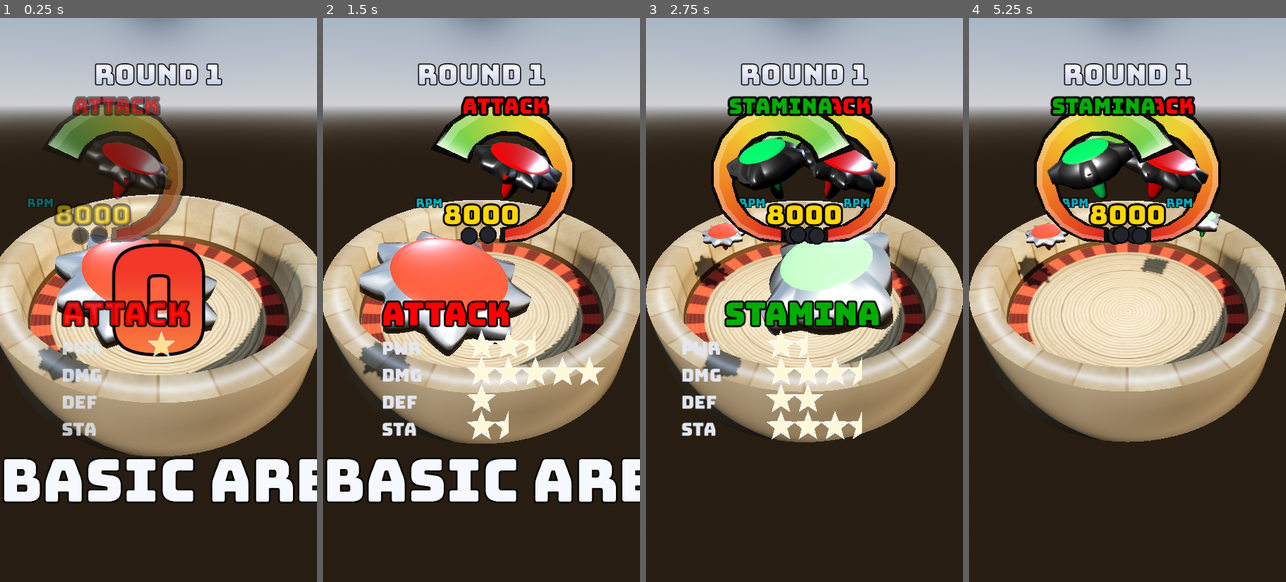
Above: before the commit, frames 1-4 (left to right).
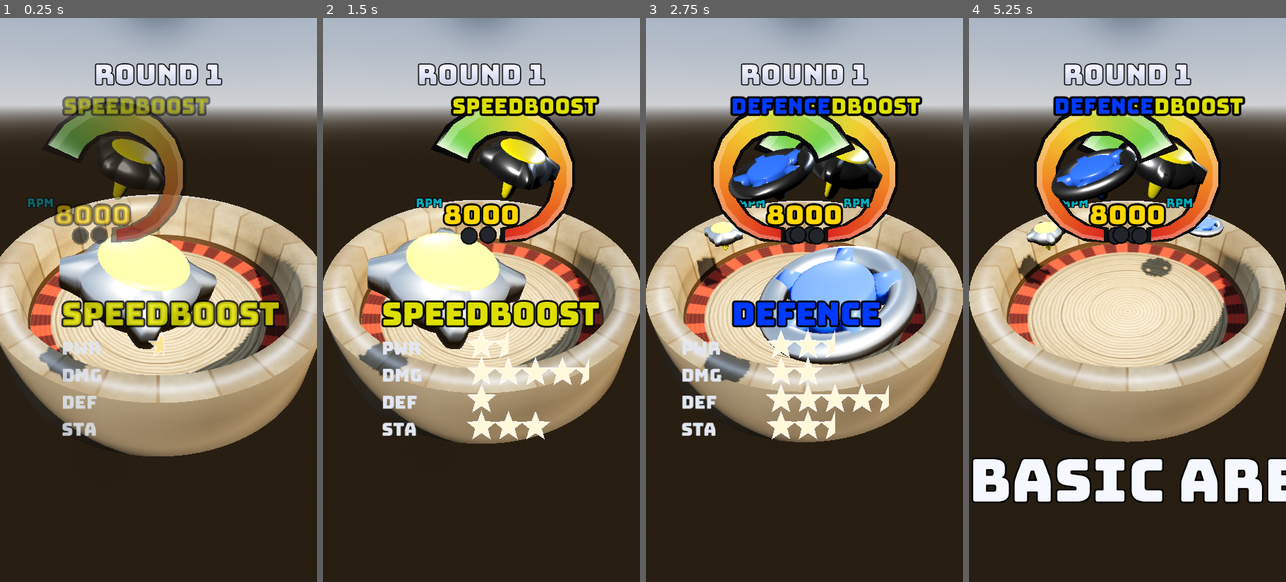
Above: after the commit, the same moments.

Repository: TaurusFire/SuperBattleTops
Game: Godot game, scene res://Scenes/Main.tscn
Same seed, same stepped clock (60 frames per second), same inputs: the game is played once before the commit and once after it.
Inputs:
- Up to frame 1 (0.25 s): no input
- Up to frame 2 (1.5 s): no input
- Up to frame 3 (2.75 s): no input
- Up to frame 4 (5.25 s): no input

The runs differ from the first frame. In frame 1, 18% of the frame differs, in the area x 0-100%, y 13-86%; in frame 2, 18%; in frame 3, 15%; in frame 4, 11%.

Commit message:
changes

Diff:
--- a/battle-tops/Resources/TopStats/attack_top.tres
+++ b/battle-tops/Resources/TopStats/attack_top.tres
@@ -23,13 +23,13 @@
 name_colour = Color(1, 0, 0, 1)
 name_colour_secondary = Color(1, 0.6587266, 0.60562193, 1)
 initial_rpm = 8000.0
-rpm_base_decay_rate = 70.0
+rpm_base_decay_rate = 80.0
 rpm_decay_frac = 0.02
-base_knockback = 50.0
+base_knockback = 60.0
 base_damage = 90.0
 defence = 15.0
 weight = 0.14
-move_speed = 0.9
+move_speed = 1.5
 aggression = 0.8
 dodge_skill = 0.25
 base_responsiveness = 4.0
--- a/battle-tops/Resources/TopStats/defence_top.tres
+++ b/battle-tops/Resources/TopStats/defence_top.tres
@@ -25,11 +25,11 @@
 name_colour_secondary = Color(0.5255186, 0.67941904, 1, 1)
 initial_rpm = 8000.0
 rpm_base_decay_rate = 50.0
-base_knockback = 40.0
-base_damage = 40.0
-defence = 60.0
-weight = 0.2
-move_speed = 0.75
-aggression = 0.3
-dodge_skill = 0.4
+base_knockback = 50.0
+base_damage = 30.0
+defence = 70.0
+weight = 0.21
+move_speed = 1.0
+aggression = 0.4
+dodge_skill = 0.5
 metadata/_custom_type_script = "uid://t37dunmlguwa"
--- a/battle-tops/Resources/TopStats/kamikaze_top.tres
+++ b/battle-tops/Resources/TopStats/kamikaze_top.tres
@@ -35,7 +35,7 @@
 base_damage = 100.0
 defence = 12.0
 weight = 0.12
-move_speed = 0.9
+move_speed = 1.6
 aggression = 1.0
 dodge_skill = 0.4
 ability = SubResource("Resource_ugc15")
--- a/battle-tops/Resources/TopStats/speedboost_top.tres
+++ b/battle-tops/Resources/TopStats/speedboost_top.tres
@@ -34,7 +34,7 @@
 base_damage = 70.0
 defence = 15.0
 weight = 0.14
-move_speed = 0.25
+move_speed = 0.8
 aggression = 0.65
 dodge_skill = 0.6
 ability = SubResource("Resource_vpwyr")
--- a/battle-tops/Resources/TopStats/stamina_top.tres
+++ b/battle-tops/Resources/TopStats/stamina_top.tres
@@ -30,6 +30,6 @@
 base_damage = 55.0
 defence = 35.0
 weight = 0.16
-move_speed = 0.8
+move_speed = 1.2
 dodge_skill = 0.5
 metadata/_custom_type_script = "uid://t37dunmlguwa"
--- a/battle-tops/Scenes/Main.tscn
+++ b/battle-tops/Scenes/Main.tscn
@@ -80,7 +80,7 @@
 [node name="GameManager" type="Node" parent="MatchManager" unique_id=1117798205 node_paths=PackedStringArray("arena", "tops", "intro")]
 script = ExtResource("5_pbw6q")
 arena = NodePath("../../Arena")
-tops = [NodePath("../../Att"), NodePath("../../Stam")]
+tops = [NodePath("../../Spe"), NodePath("../../Def")]
 intro = NodePath("../../IntroSequence")
 
 [node name="Arena" parent="." unique_id=1258390969 instance=ExtResource("1_kln2b")]
@@ -90,13 +90,14 @@
 
 [node name="Att" parent="." unique_id=2088087833 instance=ExtResource("16_346fj")]
 transform = Transform3D(1, 0, 0, 0, 1, 0, 0, 0, 1, 0, 0.05456163, 0)
+visible = false
 stats = ExtResource("17_0sclb")
 
 [node name="Def" parent="." unique_id=1788708962 instance=ExtResource("16_346fj")]
+stats = ExtResource("14_h1m7h")
+
+[node name="Stam" parent="." unique_id=1632133170 instance=ExtResource("16_346fj")]
 visible = false
-stats = ExtResource("14_h1m7h")
-
-[node name="Stam" parent="." unique_id=1632133170 instance=ExtResource("16_346fj")]
 stats = ExtResource("15_erwvk")
 
 [node name="Kam" parent="." unique_id=1078701170 instance=ExtResource("16_346fj")]
@@ -104,7 +105,6 @@
 stats = ExtResource("7_erwvk")
 
 [node name="Spe" parent="." unique_id=1313620997 instance=ExtResource("16_346fj")]
-visible = false
 stats = ExtResource("8_2w5on")
 
 [node name="CameraRig" type="Node3D" parent="." unique_id=2087369725 node_paths=PackedStringArray("manager", "arena")]
@@ -299,8 +299,9 @@
 lock_buzzer = ExtResource("25_5jffn")
 metadata/_custom_type_script = "uid://8qxptv2id3hf"
 
-[node name="ImpactSfx" type="Node" parent="." unique_id=1315393626 node_paths=PackedStringArray("manager")]
+[node name="ImpactSfx" type="Node" parent="." unique_id=1315393626 node_paths=PackedStringArray("match_manager", "manager")]
 script = ExtResource("26_x3rx7")
+match_manager = NodePath("../MatchManager")
 manager = NodePath("../MatchManager/GameManager")
 clash_sounds = Array[AudioStream]([ExtResource("27_6heos"), ExtResource("28_vvnwx"), ExtResource("29_btbly"), ExtResource("30_vs04g"), ExtResource("31_vs04g"), ExtResource("31_6ehlx")])
 wall_sounds = Array[AudioStream]([ExtResource("35_d8m2u")])
--- a/battle-tops/Scripts/Abilities/speedboost.gd
+++ b/battle-tops/Scripts/Abilities/speedboost.gd
@@ -43,3 +43,7 @@
 
 func speed_multiplier(top: Top) -> float:
 	return 1.0 + bonus_of(top)
+
+func reset(top: Top) -> void:
+	_bonus[top] = 0.0
+	_since_hit[top] = 0.0
--- a/battle-tops/Scripts/arena.gd
+++ b/battle-tops/Scripts/arena.gd
@@ -6,7 +6,7 @@
 @export var radius := 0.155
 @export var wall_radius := 0.165
 @export var wall_bounce := 0.65
-@export var wall_damage := 100
+@export var wall_damage := 200
 @export var gravity := 1.0
 @export var bowl_curve := 0.8   # the K in y = K·r²
 @export var wall_top_height := 0.076
--- a/battle-tops/Scripts/countdown_display.gd
+++ b/battle-tops/Scripts/countdown_display.gd
@@ -14,7 +14,8 @@
 	assert(manager != null, "CountdownDisplay needs the manager assigned.")
 	manager.countdown_tick.connect(_on_tick)
 	manager.match_started.connect(_on_match_started)
-	if manager.phase == GameManager.Phase.COUNTDOWN:
+
+	if manager.phase == GameManager.Phase.COUNTDOWN and manager.time_remaining > 0.0:
 		show_text(str(int(ceil(manager.time_remaining))), hold)
 
 
--- a/battle-tops/Scripts/game_manager.gd
+++ b/battle-tops/Scripts/game_manager.gd
@@ -62,7 +62,7 @@
 var time_remaining := 0.0
 
 enum Phase { INTRO, COUNTDOWN, FIGHTING, ENDING, ENDED }
-var phase := Phase.COUNTDOWN
+var phase := Phase.INTRO
 signal countdown_tick(seconds_left: int)
 signal match_started
 signal match_ended(winners: Array[Top])
@@ -137,9 +137,11 @@
 func _start_countdown() -> void:
 	for top in tops:
 		top.begin_countdown()
-	time_remaining = countdown_seconds
+	time_remaining = countdown_for_round
 	phase = Phase.COUNTDOWN
-	countdown_tick.emit(int(ceil(time_remaining)))
+	var opening = int(ceil(time_remaining))
+	if opening > 0:
+		countdown_tick.emit(opening)
 
 func _process(delta: float) -> void:
 	# Hitstop freezes everything, so this must run on wall-clock time.
@@ -341,7 +343,6 @@
 	var strength := (
 		(knockback / hitstop_reference_knockback) + (damage / hitstop_reference_damage)
 		)/2
-	print(knockback, " ", strength)
 	if strength < hitstop_threshold:
 		return
 
@@ -381,9 +382,8 @@
 
 	round_ended.emit(winners)
 	match_ended.emit(winners)
-	_freeze_after(freeze_delay)
-
-func _freeze_after(delay: float) -> void:
+
+func freeze_tops(delay: float) -> void:
 	await get_tree().create_timer(delay, true, false, true).timeout
 	for t in tops:
 		if t.current_state == Top.State.ACTIVE:
--- a/battle-tops/Scripts/gauge_panel.gd
+++ b/battle-tops/Scripts/gauge_panel.gd
@@ -60,7 +60,13 @@
 		intro.top_introduced.connect(_on_top_introduced)
 	if match_manager != null:
 		match_manager.round_starting.connect(_on_round_starting)
+		match_manager.match_complete.connect(_on_match_complete)
 
+
+func _on_match_complete(_winners: Array[Top], scores: Dictionary) -> void:
+	for top in scores:
+		if _by_top.has(top):
+			_by_top[top].set_score(scores[top], match_manager.rounds_to_win)
 
 func _on_round_starting(_round_number: int, scores: Dictionary) -> void:
 	for top in scores:
--- a/battle-tops/Scripts/impact_sfx.gd
+++ b/battle-tops/Scripts/impact_sfx.gd
@@ -5,7 +5,9 @@
 ## triggered per event, so the mix has the same hierarchy the visuals do — a
 ## glancing tap and a kamikaze strike shouldn't sound alike.
 
+@export var match_manager: MatchManager
 @export var manager: GameManager
+@export var bell_at_start := true
 
 @export_group('Clash Sounds')
 ## Ordered from weakest to strongest. The hit's strength picks a position in
@@ -100,7 +102,8 @@
 
 	manager.collision_occurred.connect(_on_clash)
 	manager.knockout_projected.connect(_on_knockout_projected)
-
+	if match_manager != null:
+		match_manager.round_starting.connect(_on_round_starting)
 	_ko_player = AudioStreamPlayer.new()
 	_ko_player.bus = bus
 	add_child(_ko_player)
@@ -117,6 +120,13 @@
 		top.wall_hit.connect(_on_wall_hit)
 		top.knocked_out.connect(_on_knocked_out)
 		top.stopped.connect(_on_stopped)
+
+func _on_round_starting(round_number: int, _scores: Dictionary) -> void:
+	_finish_called = false
+	# Only the opening round: a bell before every round would dilute the one
+	# that ends the match.
+	if bell_at_start and round_number == 1:
+		_ring_bell()
 
 func _on_stopped(top: Top) -> void:
 	# entered_dying also fires for knockouts, which have their own call.
--- a/battle-tops/Scripts/match_manager.gd
+++ b/battle-tops/Scripts/match_manager.gd
@@ -17,6 +17,7 @@
 ## is where a viewer scrolls away.
 @export var between_rounds := 2.2
 @export var round_announce_pause := 0.0
+@export var match_freeze_delay := 6.0
 
 var scores := {}
 var round_number := 0
@@ -61,6 +62,7 @@
 		if scores[top] >= rounds_to_win:
 			_match_over = true
 			match_complete.emit([top], scores)
+			manager.freeze_tops(match_freeze_delay)
 			return
 
 	# Nobody there yet — but if no one can still reach the target, stop rather
--- a/battle-tops/Scripts/top.gd
+++ b/battle-tops/Scripts/top.gd
@@ -104,7 +104,7 @@
 ## negate an attack and no matchup becomes unwinnable.
 @export_range(0.0, 1.0) var min_damage_frac = 0.7
 ## Closing speed that earns full momentum credit.
-@export var velo_reference = 1.2
+@export var velo_reference = 2
 ## Vertical knockback multiplier at full RPM — a top spinning fast is settled
 ## on its foot and resists being launched.
 @export var vertical_mult_high_rpm = 0.25
@@ -135,11 +135,11 @@
 @export var recover_reference = 2.0
 ## Below this fraction of reference, a hit only triggers a brief orbit.
 @export var recover_threshold = 0.5
-@export var max_speed := 8.0
+@export var max_speed := 10.0
 ## RPM at which a top moves at full `move_speed`. Shared across fighters, so a
 ## top with more spin genuinely moves better — unlike rpm_ratio, which is
 ## self-relative and makes a high-RPM top at 10% as slow as a low-RPM one.
-@export var speed_ref_rpm = 5000.0
+@export var speed_ref_rpm = 2000.0
 ## Slowest a top can get, as a fraction of move_speed. Without a floor a
 ## nearly-spent top becomes unwatchable.
 @export_range(0.0, 1.0) var min_speed_frac = 0.05
@@ -150,7 +150,7 @@
 ## intent so tops can never settle inside each other.
 @export var separation_factor = 1.05
 @export var separation_strength = 2.0
-@export var slope_scale := 20
+@export var slope_scale := 30
 ## Radius, as a fraction of the arena, beyond which a top counts as loitering.
 @export_range(0.0, 1.0) var loiter_radius_frac = 0.75
 ## Seconds at the edge before the inward pull reaches full strength.
@@ -169,7 +169,7 @@
 @export var reposition_time_max = 3
 ## Where it heads, as a fraction of the arena radius. Moderate, so it resets
 ## toward open space rather than to the rim or the dead centre.
-@export_range(0.0, 1.0) var reposition_radius_frac = 0.6
+@export_range(0.0, 1.0) var reposition_radius_frac = 0.45
 ## Angular scatter around the point opposite the opponent, in radians.
 @export var reposition_spread = 1.0
 ## How close counts as arrived.
@@ -178,10 +178,10 @@
 ## How much the path to the reset point bows sideways. A straight line reads
 ## as a retreat; a curve reads as circling round to a new angle, which suits
 ## the hit-and-run better.
-@export_range(0.0, 1.5) var reposition_curve = 0.7
+@export_range(0.0, 1.5) var reposition_curve = 0.9
 ## Distance over which the curve fades out, so the top straightens as it
 ## arrives rather than swinging past.
-@export var reposition_curve_range = 0.06
+@export var reposition_curve_range = 0.08
 var _reposition_target = Vector2.ZERO
 var _reposition_dir = 1.0
 
@@ -232,9 +232,9 @@
 ## How strongly motion along the rim is damped, per second. Only the
 ## tangential component: a top should still be able to leave the wall freely,
 ## it just shouldn't be able to race around it.
-@export var rim_drag = 10
+@export var rim_drag = 20
 ## Distance inside the limit at which the drag begins.
-@export var rim_drag_range = 0.07
+@export var rim_drag_range = 0.065
 ## Steering suspension after a wall bounce, so it reads as a ping not a guide.
 @export var wall_recoil_time = 0.05
 ## Steering suspension after a top-on-top hit, so a pair can't lock together.
@@ -293,7 +293,7 @@
 ## Chance of the first extra hit, before aggression scales it.
 @export_range(0.0, 1.0) var combo_base_chance = 0.45
 ## How much aggression moves that chance.
-@export_range(0.0, 1.0) var combo_aggression_weight = 0.55
+@export_range(0.0, 1.0) var combo_aggression_weight = 0.6
 ## Each additional hit multiplies the chance by this, so long combos are rare
 ## without a cap having to enforce it.
 @export_range(0.1, 1.0) var combo_chance_decay = 0.4
@@ -594,7 +594,12 @@
 ## plus two corrections that always apply regardless of intent.
 func _desired_velocity() -> Vector2:
 
-	var spin_factor = clamp(pow(current_rpm + 2000/ speed_ref_rpm, 0.3), min_speed_frac, 1.8)
+	var ratio = (current_rpm / speed_ref_rpm)
+	if ratio < 1:
+		ratio = pow(ratio, 0.15)
+
+	var spin_factor = clamp(ratio, min_speed_frac, 5)
+
 	var speed = move_speed * spin_factor
 
 	if ability != null:
@@ -672,9 +677,6 @@
 				var inward_weight = clamp(from_centre.length() / (arena_radius * 0.3), 0.0, 1.0)
 				inward_bias = -from_centre.normalized() * inward_weight * 0.35
 
-			print("%s fleeing: rpm=%.0f speed=%.3f (base %.3f) vs %s at %.3f" % [
-				display_name(), current_rpm, speed * flee_speed, move_speed,
-				target.display_name(), target._velocity.length()])
 
 			return (radial_flee * (1.0 - tangent_mix)
 				+ flee_tan * tangent_mix
@@ -922,9 +924,13 @@
 	# An expired orbit or recovery returns to the hunt. CLOSING has no timer —
 	# it persists until a collision interrupts it.
 	if intent == Intent.IDLE or _intent_timer <= 0.0:
-		if intent == Intent.RECOVERING and randf() < recovery_reposition_chance:
-			_begin_repositioning()
-		elif intent == Intent.CLOSING and not _committed:
+		# Repositioning is the default return, not closing. A top that has
+		# just finished something — a recovery, a probe, a reset — moves to
+		# open ground before committing again, which is what puts space
+		# between exchanges instead of chaining them.
+		if intent == Intent.REPOSITIONING:
+			_begin_closing()
+		elif randf() < recovery_reposition_chance:
 			_begin_repositioning()
 		else:
 			_begin_closing()
@@ -953,6 +959,10 @@
 ## destination doesn't move — which is what makes it read as a deliberate
 ## reset rather than more chasing.
 func _begin_repositioning() -> void:
+	print("%s repositioning to %s (from %.3f away)" % [
+		display_name(), _reposition_target,
+		_horizontal_pos().distance_to(_reposition_target)])
+
 	intent = Intent.REPOSITIONING
 	_reposition_dir = 1.0 if randf() < 0.5 else -1.0
 
@@ -1058,7 +1068,7 @@
 
 	# Momentum: a charging top lands a full hit, a stationary or retreating one
 	# only glances. This is what makes aggression pay.
-	var momentum = clamp(velo_bonus / velo_reference, 0.0, 1.5)
+	var momentum = clamp(velo_bonus / velo_reference, 0.2, 1.5)
 
 	var momentum_mult = lerpf(min_momentum_mult, 1.0, momentum)
 
@@ -1187,7 +1197,7 @@
 	if ability != null:
 		ability.on_collision(self)
 
-	knockback = knockback / (17.5 * (weight / 0.17))
+	knockback = knockback / (20 * (weight / 0.17))
 
 	# Lower RPM means a top less settled on its foot, so it pops higher.
 	var stability = pow(clamp(current_rpm/1500, 0.0, 1.1), vertical_mult_curve)
@@ -1201,7 +1211,6 @@
 	# A hard hit knocks a top onto the back foot; a light one just breaks the
 	# charge. This is what produces the clash-separate-clash rhythm.
 	var severity = clamp(knockback / recover_reference, 0.0, 1.0)
-	print(severity)
 
 	# A fleeing top stays fleeing — being hit is exactly why it's running, and
 	# dropping to ORBITING would send it back toward its attacker.
@@ -1210,6 +1219,10 @@
 	elif not _should_flee():
 		if severity > recover_threshold:
 			_begin_recovering(severity)
+		elif intent == Intent.REPOSITIONING:
+			pass          # a glancing blow doesn't abandon a reset
+		elif randf() < attack_reposition_chance:
+			_begin_repositioning()
 		else:
 			_begin_closing()
 
@@ -1516,9 +1529,10 @@
 func begin_match() -> void:
 	current_rpm = initial_rpm
 	current_state = State.ACTIVE
-	# Stagger the opening so the first clash isn't identical every match.
-	if randf() > aggression:
-		_begin_closing()
+	# Open by taking position rather than charging: the first clash lands
+	# better for having been approached rather than happening immediately.
+	if randf() < 0.8:
+		_begin_repositioning()
 	else:
 		_begin_closing()
 
Not shown, changed: claudepaste.txt
